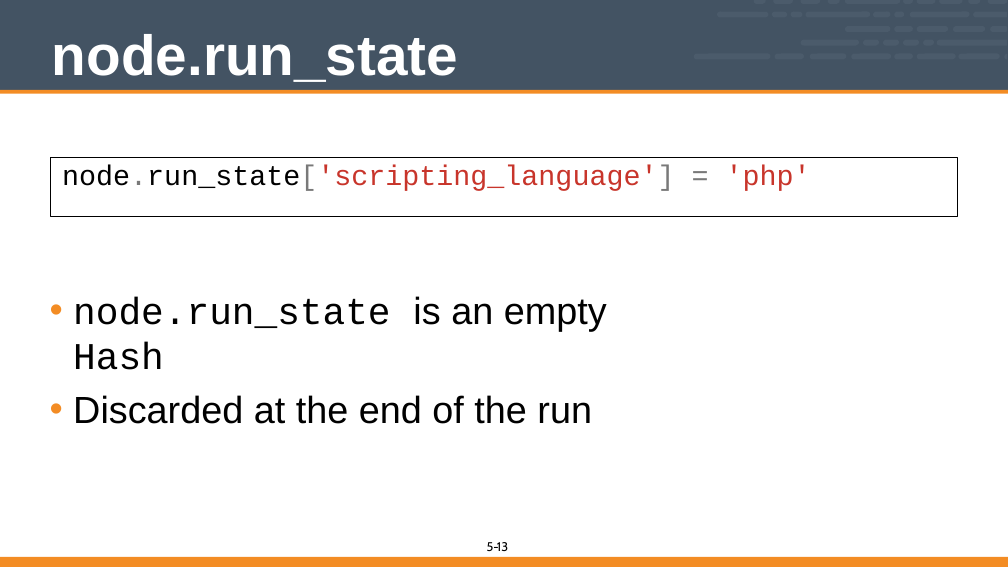
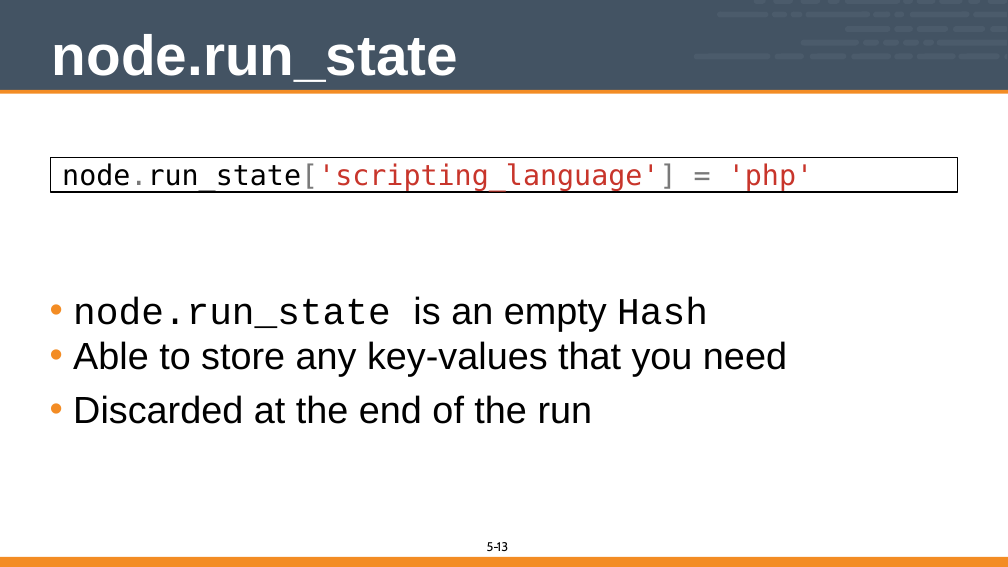
Before and after one commit to vinyar/chef-intermediate, a slide deck: slide 13 of 05-chef_client_run_internals.pptx. Drawn at 1008x567 pixels with LibreOffice and Linux fonts; fonts in the diff are those of the drawing. Boxes give left, top, right and bottom in pixels: in the first picture for what was removed or moved away, otherwise in the second. Text is boxed around its words. In the diff, an @@ line names an element or a change of style, - is before the commit and + after.

Commit message:
Updated chef-client run internals
* Really removed all references to event dispatch because it is not used anywere in any code.
* Updated the formatting of the code to be more Ruby friendly
* Changed the fonts from Courier New to Courier

```diff
--- a/05-chef_client_run_internals.pptx
+++ b/05-chef_client_run_internals.pptx
@@ rectangle "node.run_state['scripting_language'] = 'php'": place and size @@
-rectangle "node.run_state['scripting_language'] = 'php'" at bbox=[50, 158, 958, 217]
+rectangle "node.run_state['scripting_language'] = 'php'" at bbox=[50, 158, 958, 192]
@@ rectangle "node.run_state['scripting_language'] = 'php'" at bbox=[50, 158, 958, 192]: font Courier New to DejaVu Sans Mono @@
@@ text at bbox=[73, 341, 787, 376]: paragraph added @@
+• Able to store any key-values that you need
```
Also in this commit, not shown: 4 other slides changed, 2 slides removed.
